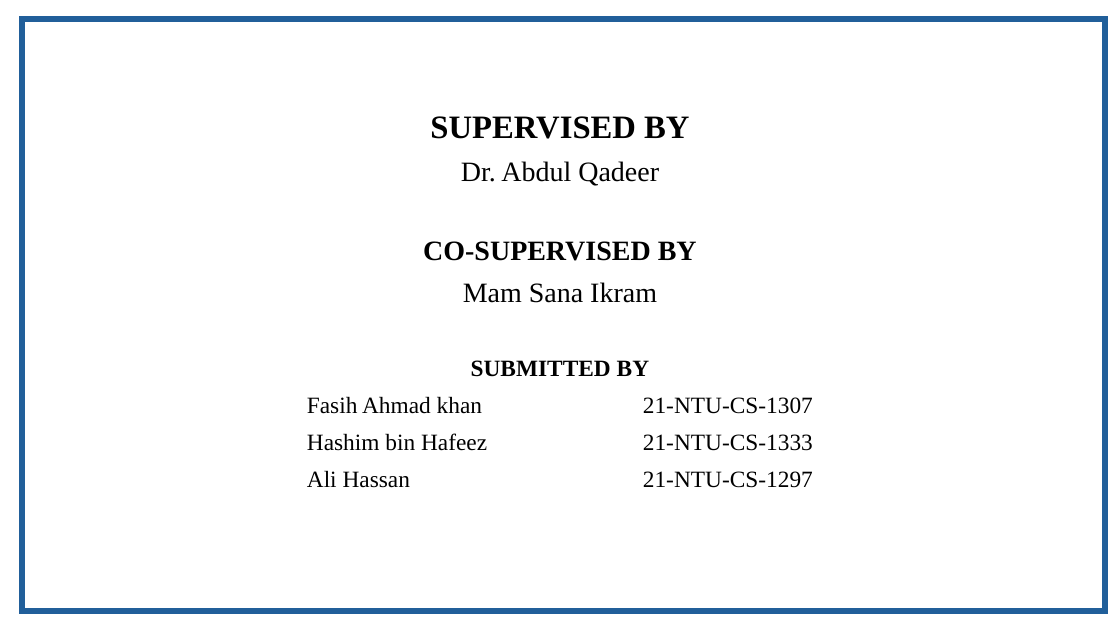
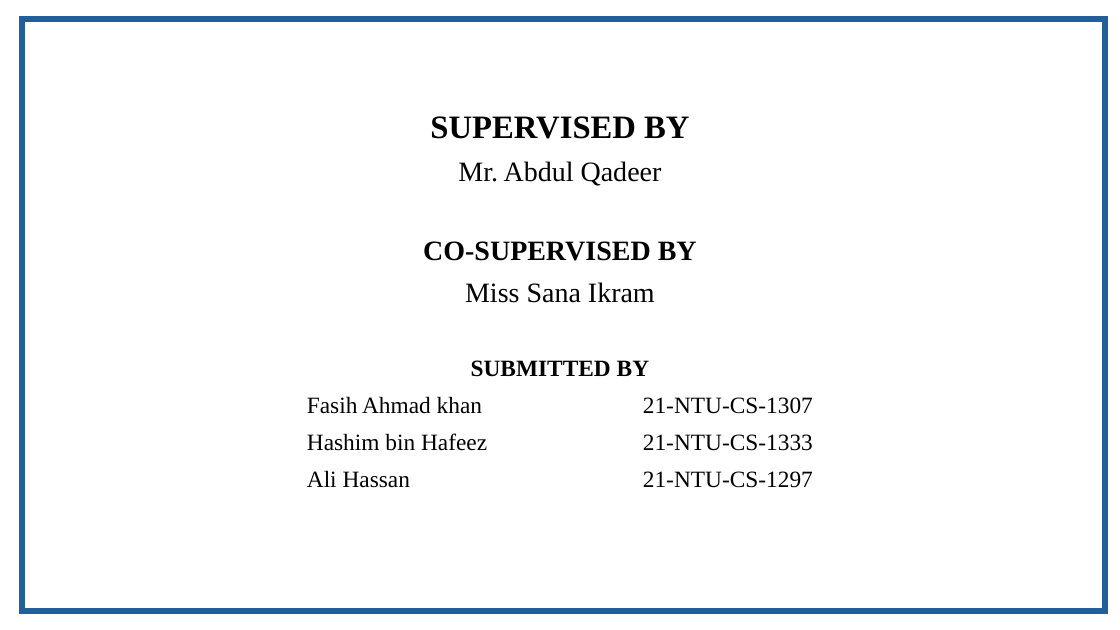
Before and after one commit to fasih124/FYP_203, a slide deck: slide 2 of Requirement/specification/CareNest.pptx. Drawn at 1120x630 pixels with LibreOffice and Linux fonts; fonts in the diff are those of the drawing. Boxes give left, top, right and bottom in pixels: in the first picture for what was removed or moved away, otherwise in the second. Text is boxed around its words. In the diff, an @@ line names an element or a change of style, - is before the commit and + after.

```diff
--- a/Requirement/specification/CareNest.pptx
+++ b/Requirement/specification/CareNest.pptx
@@ text at [458, 161, 662, 186]: text changed @@
-Dr. Abdul Qadeer
+Mr. Abdul Qadeer
@@ text at [465, 282, 655, 303]: text changed @@
-Mam Sana Ikram
+Miss Sana Ikram
```
Also in this commit, not shown: 4 other slides changed, 1 slide added, 3 other files.
